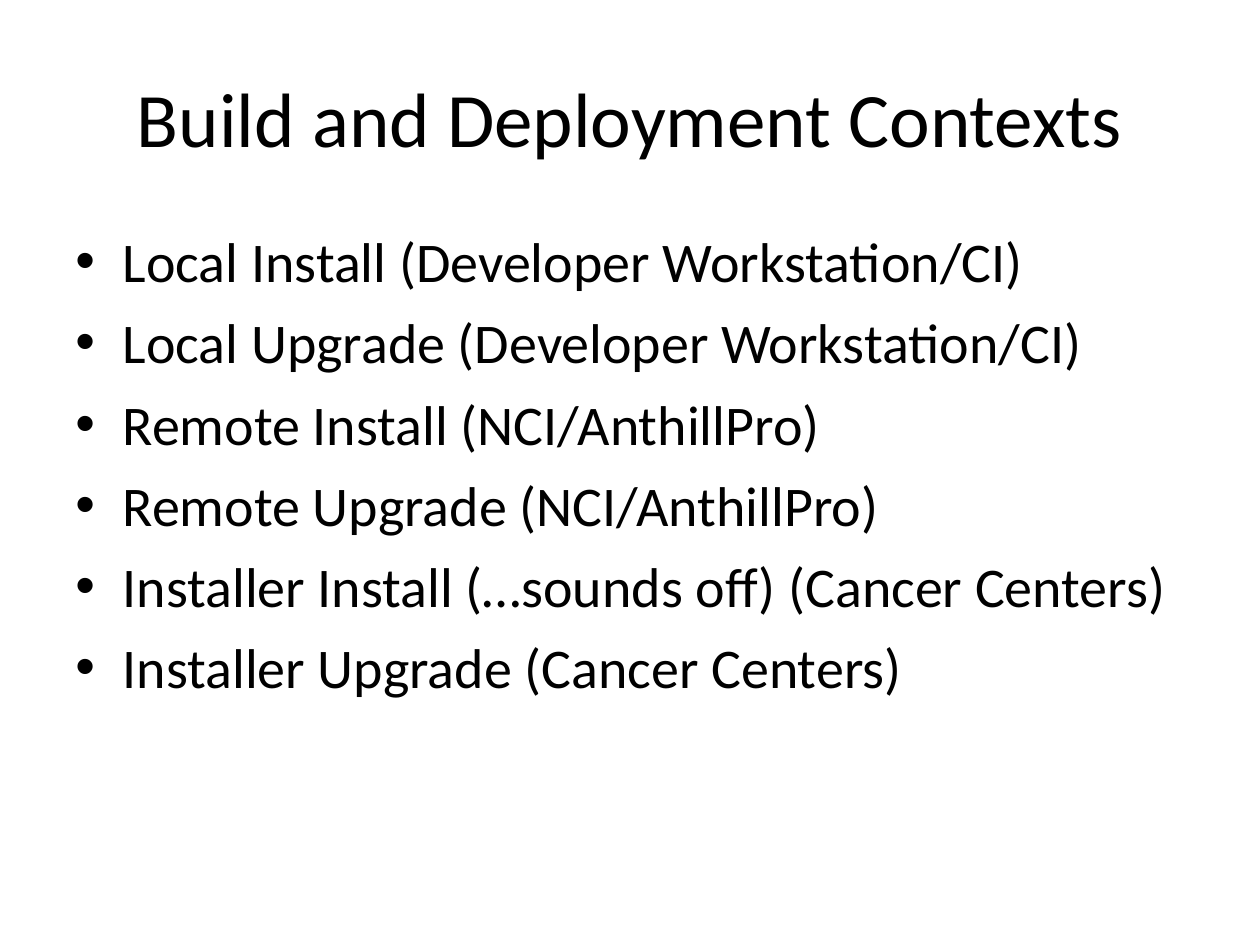
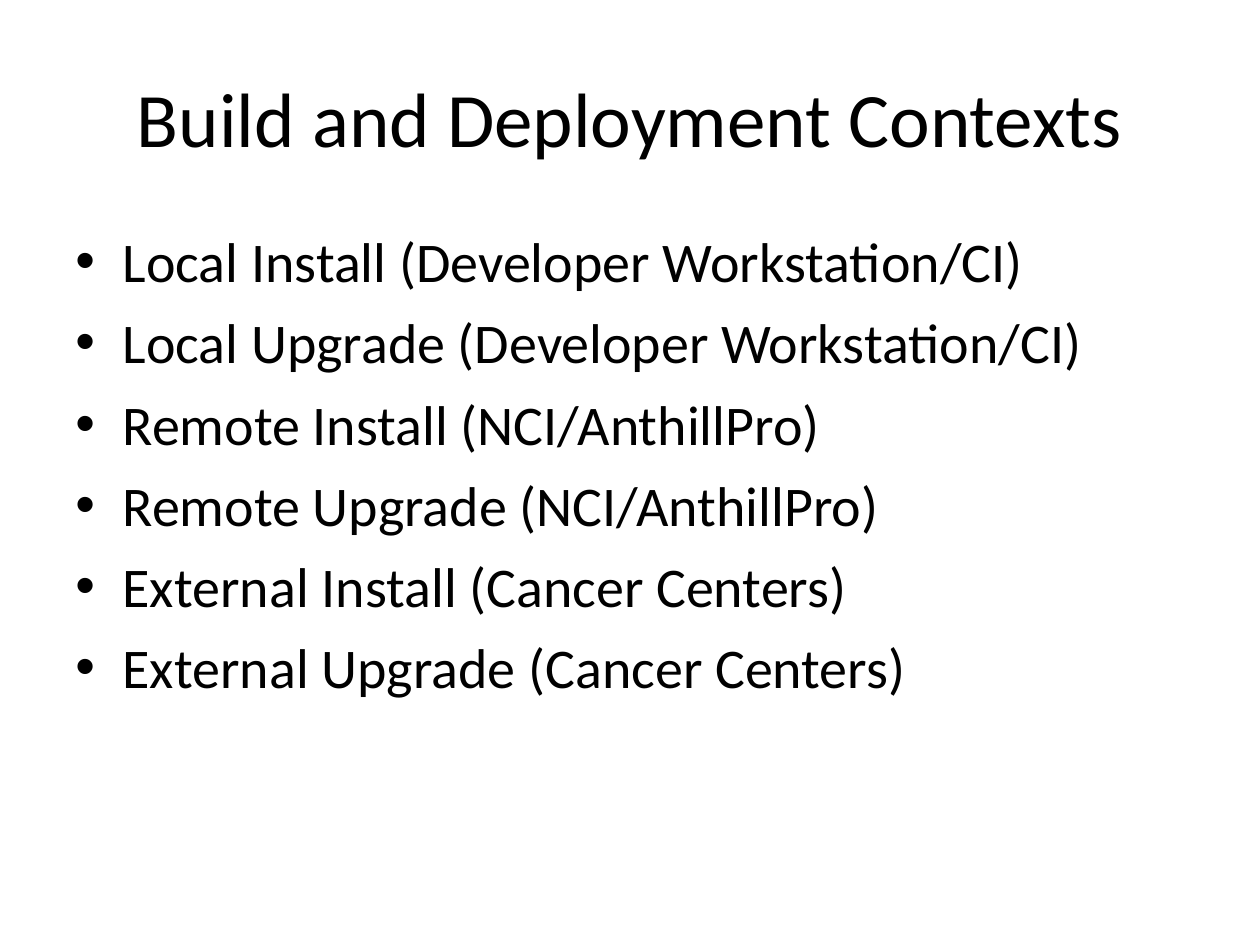
Before and after one commit to NCIP/automation, a slide deck: slide 6 of docs/presentations/generic-bda-kickoff.ppt (slide 4 before the commit). Drawn at 1260x945 pixels with LibreOffice and Linux fonts; fonts in the diff are those of the drawing. Boxes give left, top, right and bottom in pixels: in the first picture for what was removed or moved away, otherwise in the second. Text is boxed around its words. In the diff, an @@ line names an element or a change of style, - is before the commit and + after.

```diff
--- a/docs/presentations/generic-bda-kickoff.ppt
+++ b/docs/presentations/generic-bda-kickoff.ppt
@@ text at [123, 566, 905, 698]: text changed @@
-• Installer Install (…sounds off) (Cancer Centers)
-• Installer Upgrade (Cancer Centers)
+• External Install (Cancer Centers)
+• External Upgrade (Cancer Centers)
```
Also in this commit, not shown: 3 other slides changed, 3 slides added, 1 slide removed.
